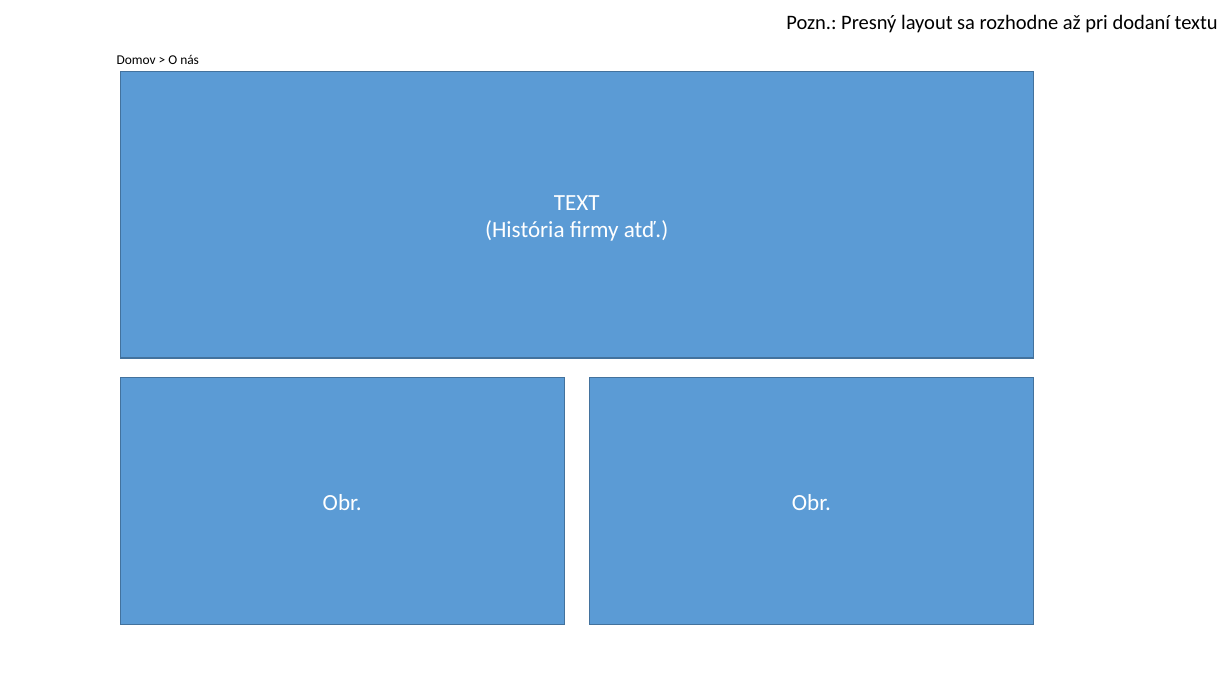
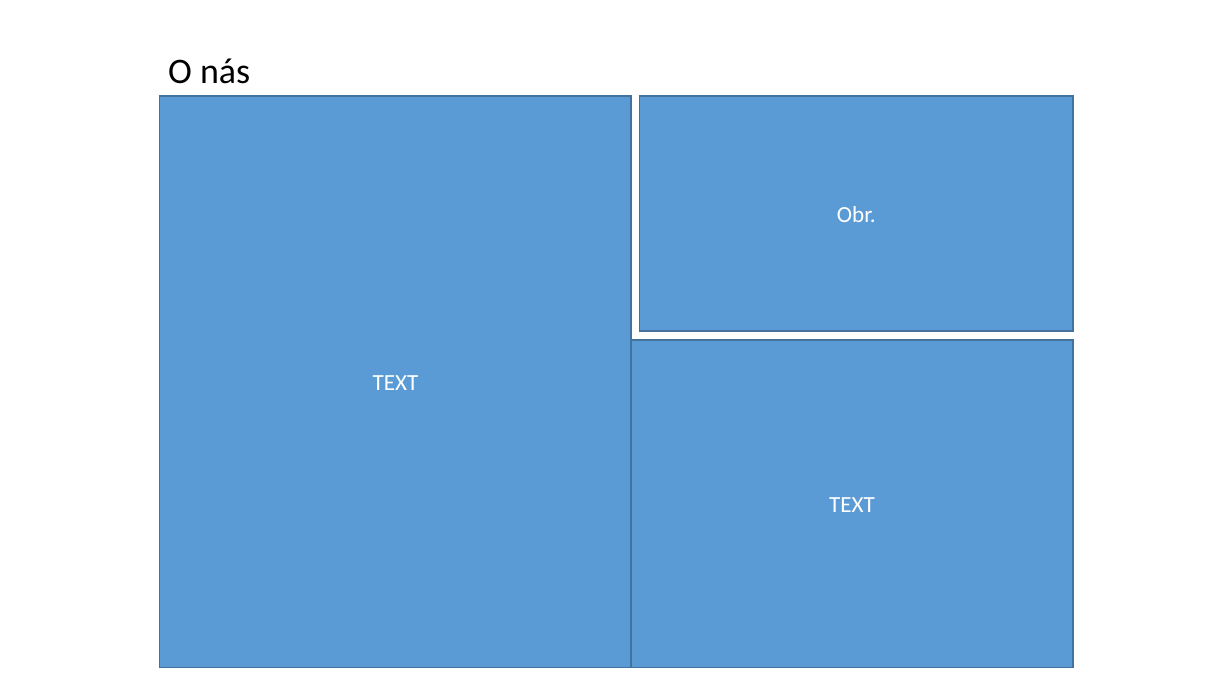
Before and after one commit to milantru/ServIS, a slide deck: slide 7 of docs/B-Servis WebApp UI koncept.pptx (slide 11 before the commit). Drawn at 1232x693 pixels with LibreOffice and Linux fonts; fonts in the diff are those of the drawing. Boxes give left, top, right and bottom in pixels: in the first picture for what was removed or moved away, otherwise in the second. Text is boxed around its words. In the diff, an @@ line names an element or a change of style, - is before the commit and + after.

```diff
--- a/docs/B-Servis WebApp UI koncept.pptx
+++ b/docs/B-Servis WebApp UI koncept.pptx
@@ text removed at box(786, 14, 1218, 33) @@
-Pozn.: Presný layout sa rozhodne až pri dodaní textu
@@ text at box(168, 58, 250, 84): text changed; size 10.5 to 28 pt @@
-Domov > O nás
+O nás
@@ rectangle removed at box(120, 72, 1033, 359) @@
-TEXT
-(História firmy atď.)
@@ rectangle added at box(160, 96, 631, 667), fill #5B9BD5, outline #43739E 1 pt, 18 pt, text #FFFFFF @@
+TEXT
@@ rectangle "Obr.": place and size @@
-rectangle "Obr." at box(120, 377, 565, 625)
+rectangle "Obr." at box(640, 96, 1073, 331)
@@ rectangle added at box(631, 340, 1073, 667), fill #5B9BD5, outline #43739E 1 pt, 18 pt, text #FFFFFF @@
+TEXT
@@ rectangle removed at box(590, 377, 1034, 625) @@
-Obr.
```
Also in this commit, not shown: 6 other slides changed, 30 slides added, 25 slides removed, 47 other files.
